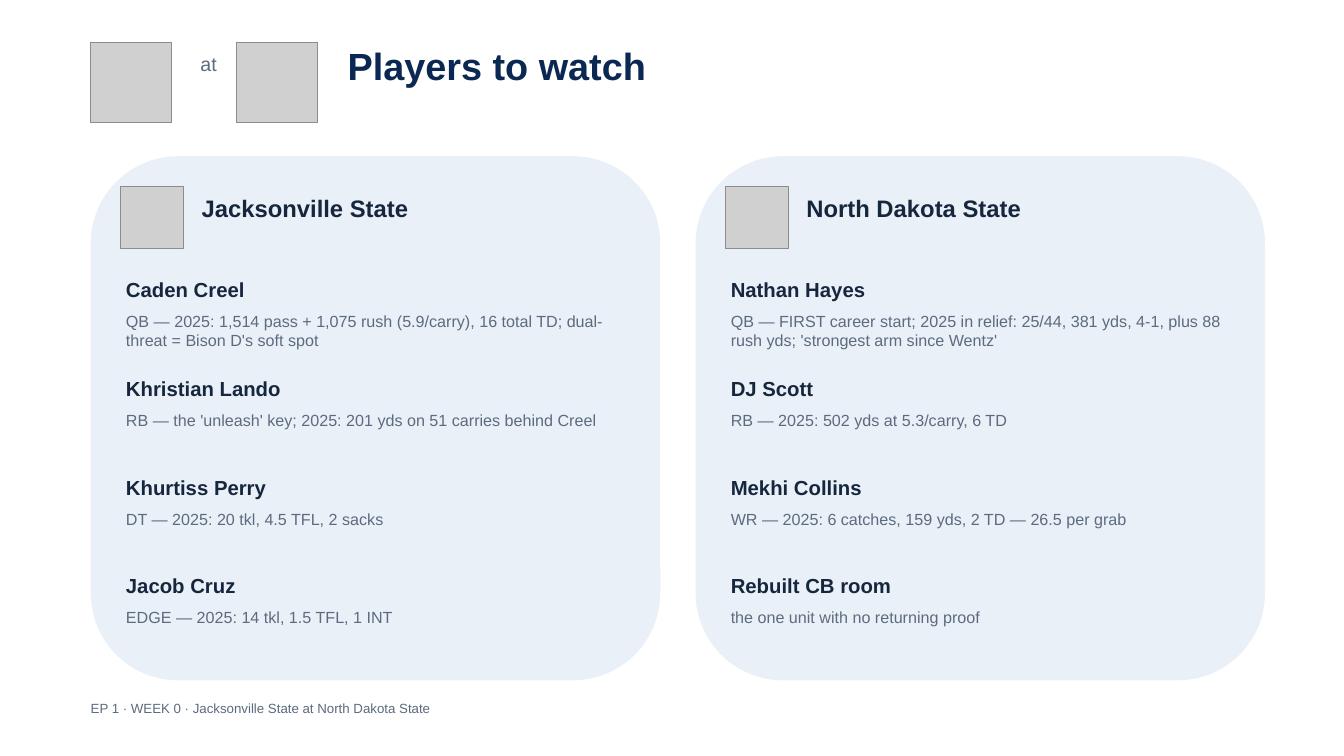
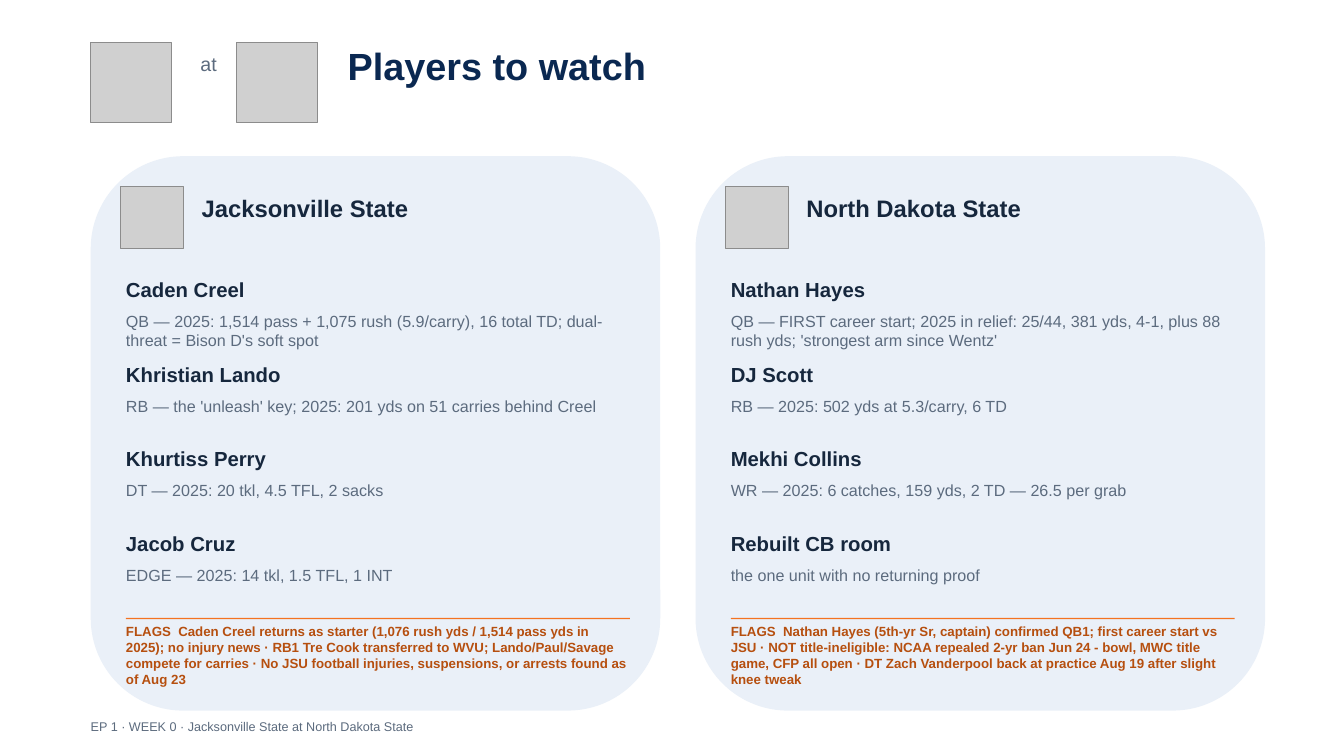
Before and after one commit to lucasalvarezflorida-lab/ncaa-fbs-analytics, a slide deck: slide 7 of decks/2026_Week0_Episode1.pptx. Drawn at 1344x756 pixels with LibreOffice and Linux fonts; fonts in the diff are those of the drawing; grey boxes stand for pictures. Boxes give left, top, right and bottom in pixels: in the first picture for what was removed or moved away, otherwise in the second. Text is boxed around its words. In the diff, an @@ line names an element or a change of style, - is before the commit and + after.

```diff
--- a/decks/2026_Week0_Episode1.pptx
+++ b/decks/2026_Week0_Episode1.pptx
@@ rounded rectangle: place and size @@
-rounded rectangle at (91, 156, 660, 681)
+rounded rectangle at (91, 156, 660, 711)
@@ rounded rectangle: place and size @@
-rounded rectangle at (696, 156, 1265, 681)
+rounded rectangle at (696, 156, 1265, 711)
@@ 4 texts: place and size @@
-4 texts at (126, 381, 1006, 430)
+4 texts at (126, 367, 1006, 416)
@@ 4 texts: place and size @@
-4 texts at (126, 480, 1126, 529)
+4 texts at (126, 451, 1126, 500)
@@ text "Jacob Cruz": place and size @@
-text "Jacob Cruz" at (126, 578, 235, 593)
+text "Jacob Cruz" at (126, 536, 235, 551)
@@ text "Rebuilt CB room": place and size @@
-text "Rebuilt CB room" at (731, 578, 891, 593)
+text "Rebuilt CB room" at (731, 536, 891, 551)
@@ text "EDGE — 2025: 14 tkl, ...": place and size @@
-text "EDGE — 2025: 14 tkl, ..." at (126, 611, 393, 625)
+text "EDGE — 2025: 14 tkl, ..." at (126, 569, 393, 583)
@@ text "the one unit with no ...": place and size @@
-text "the one unit with no ..." at (731, 611, 980, 627)
+text "the one unit with no ..." at (731, 569, 980, 585)
@@ rectangle added at (126, 618, 630, 619), fill #F47321 @@
@@ text added at (126, 626, 627, 687), 9.5 pt, text #B64F0F, bold @@
+FLAGS Caden Creel returns as starter (1,076 rush yds / 1,514 pass yds in 2025); no injury news · RB1 Tre Cook transferred to WVU; Lando/Paul/Savage compete for carries · No JSU football injuries, suspensions, or arrests found as of Aug 23
@@ rectangle added at (731, 618, 1235, 619), fill #F47321 @@
@@ text added at (731, 626, 1217, 684), 9.5 pt, text #B64F0F, bold @@
+FLAGS Nathan Hayes (5th-yr Sr, captain) confirmed QB1; first career start vs JSU · NOT title-ineligible: NCAA repealed 2-yr ban Jun 24 - bowl, MWC title game, CFP all open · DT Zach Vanderpool back at practice Aug 19 after slight knee tweak
@@ text "EP 1 · WEEK 0 ...": place and size @@
-text "EP 1 · WEEK 0 ..." at (91, 703, 430, 713)
+text "EP 1 · WEEK 0 ..." at (91, 722, 413, 731)
@@ text "EP 1 · WEEK 0 ..." at (91, 722, 413, 731): size 9.5 to 9 pt @@
```
Also in this commit, not shown: 4 other slides changed, 4 other files.
